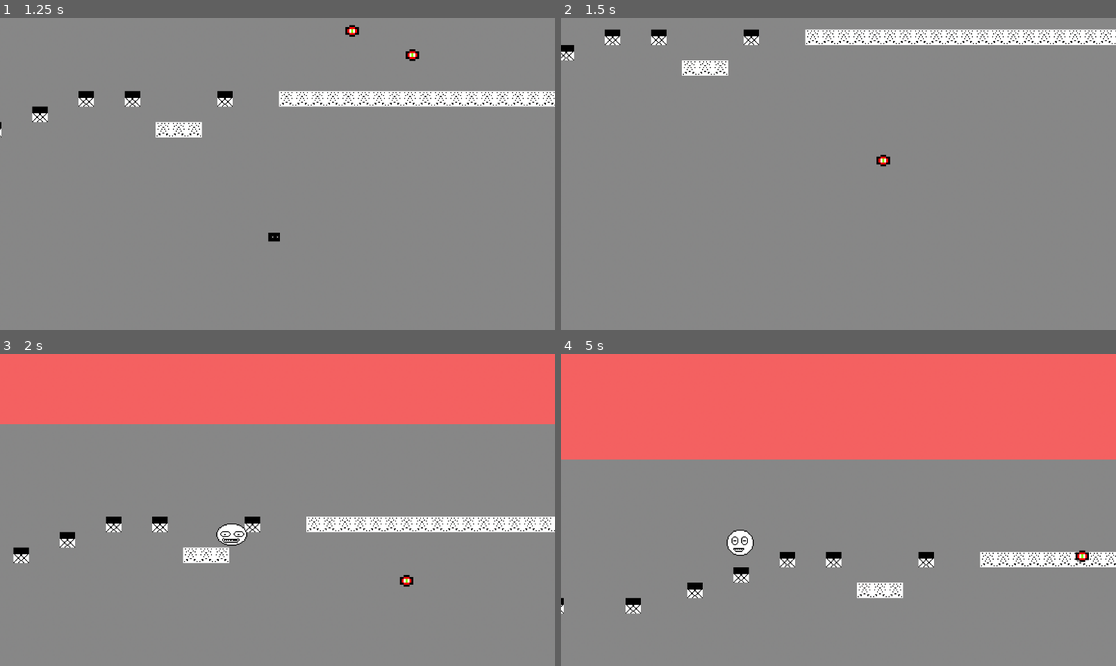
Above: before the commit, frames 1-4 (two rows, left to right).
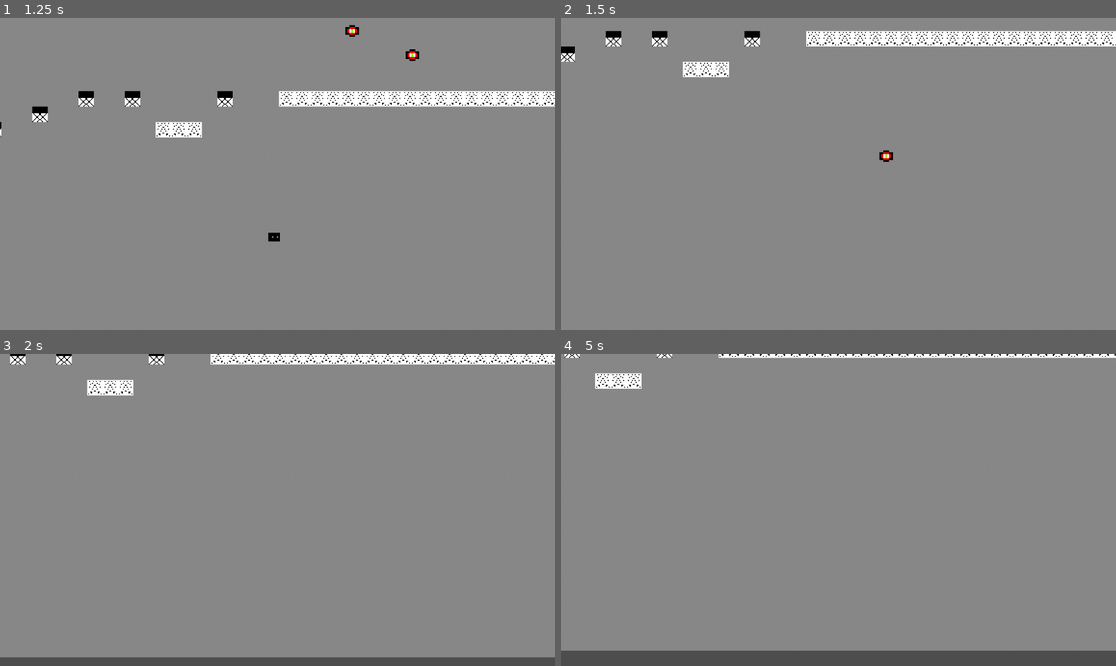
Above: after the commit, the same moments.

Repository: speed987185/Switch-Fast
Game: Godot game, scene res://Scenes/main.tscn
The game is run twice, just before and just after one commit, with the same random seed, the same clock (stepped at 60 frames per second) and the same inputs.
Inputs (mouse positions are in pixels of both pictures, inside the frame that each line leads up to):
- Up to frame 1 (1.25 s): tap Enter at 0.5 s; move the mouse to (399, 158) at 0.52 s; hold D (right) from 0.53 s (still down); tap Alt at 0.6 s; click (399, 158) at 0.67 s; tap Space (jump) at 0.77 s
- Up to frame 2 (1.5 s): keep holding D (right); move the mouse to (727, 189) at 1.27 s; tap Shift at 1.35 s
- Up to frame 3 (2 s): keep holding D (right); tap Space (jump) at 1.52 s
- Up to frame 4 (5 s): move the mouse to (894, 441) at 2.02 s; release D (right) at 2.03 s; hold A (left) 2.03-2.78 s; tap Alt at 2.1, 3.6 s; move the mouse to (810, 572) at 2.77 s; hold D (right) 2.78-4.28 s; tap Shift at 2.85, 4.35 s; click (810, 572) at 2.92 s; tap Space (jump) at 3.02, 3.77, 4.52 s; move the mouse to (1005, 556) at 3.52 s; move the mouse to (672, 463) at 4.27 s; hold A (left) from 4.28 s (still down)

Frame 1 is identical in both runs. In frame 2, 2.2% of the frame differs, in the area x 0-100%, y 3-48%; in frame 3, 29%; in frame 4, 41%, in the area x 0-100%, y 0-100%.

Commit message:
added a slow mo on dying and trying to add a death animation on a player when it touches enemy

Diff:
--- a/Scenes/kill_zone.tscn
+++ b/Scenes/kill_zone.tscn
@@ -7,7 +7,7 @@
 script = ExtResource("1_d6013")
 
 [node name="dyingtime" type="Timer" parent="." unique_id=1308391047]
-wait_time = 0.124
+wait_time = 2.0
 one_shot = true
 
 [connection signal="body_entered" from="." to="." method="_on_body_entered"]
--- a/Script/kill_zone.gd
+++ b/Script/kill_zone.gd
@@ -6,9 +6,12 @@
 
 func _on_body_entered(_body: Node2D) -> void:
 	print(" you died silly")
+	Engine.time_scale = 0.5
+	_body.get_node("CollisionShape2D").queue_free()
 	dyingtime.start()
 
 
 
 func _on_dyingtime_timeout() -> void:
+	Engine.time_scale = 1.0
 	get_tree().reload_current_scene()
Not shown, added: SFX/click.wav.import
Not shown, added: SFX/jump.wav.import
Not shown, added: SFX/player2.mp3.import
Not shown, added: SFX/rolling.mp3.import
Binary file added: assets/player/player_dying.png
Not shown, added: assets/player/player_dying.png.import
Not shown, added: SFX/click.wav
Not shown, added: SFX/jump.wav
Not shown, added: SFX/player2.mp3
Not shown, added: SFX/rolling.mp3
